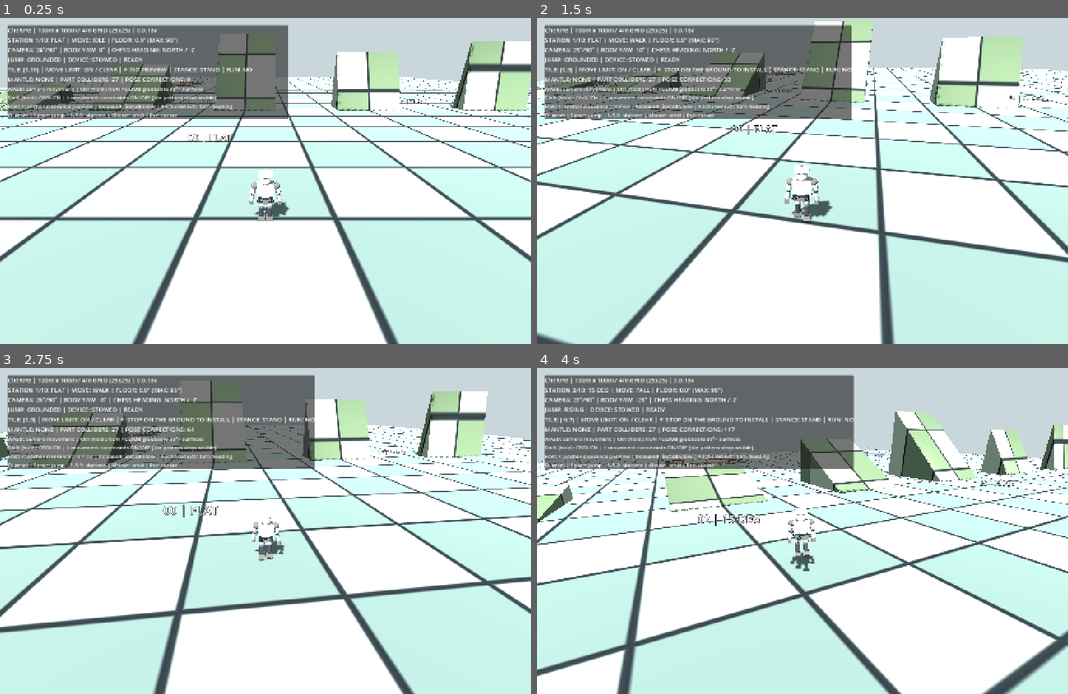
Above: before the commit, frames 1-4 (two rows, left to right).
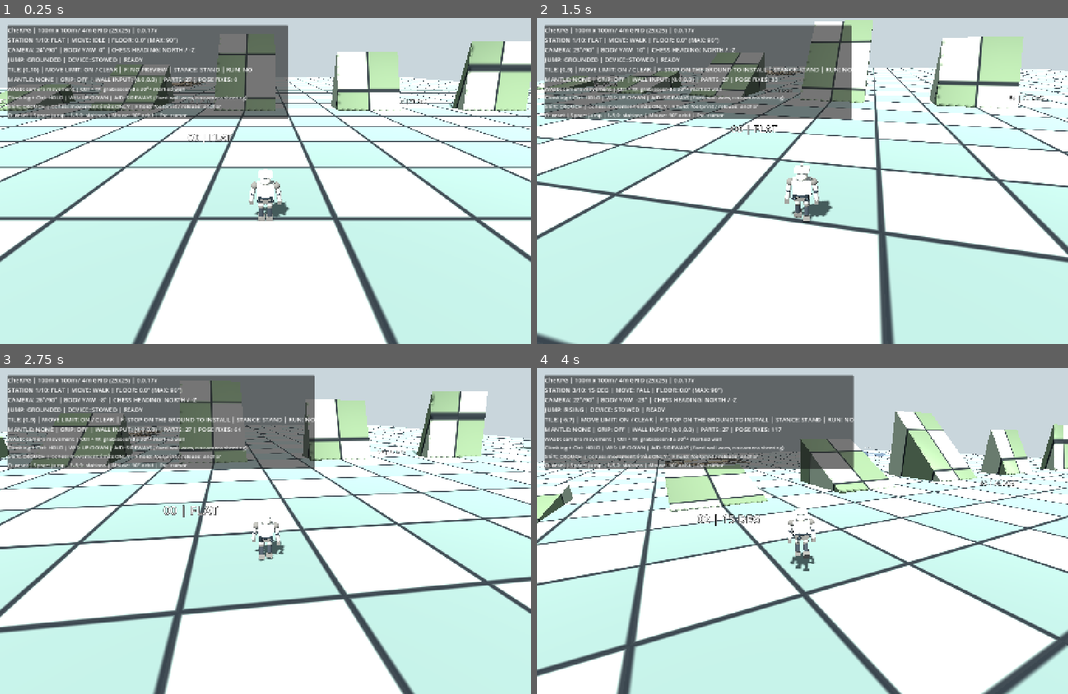
Above: after the commit, the same moments.

Repository: zzunlsj/cherpg
Game: Godot game, scene res://scenes/MotionLab.tscn
Two runs of this game, one before a commit and one after it. Both use one fixed random seed, a clock stepped at 60 frames per second and the inputs below.
Inputs (mouse positions are in pixels of both pictures, inside the frame that each line leads up to):
- Up to frame 1 (0.25 s): no input
- Up to frame 2 (1.5 s): tap Enter at 0.5 s; move the mouse to (829, 181) at 0.52 s; hold F 0.53-1.28 s; hold W from 0.53 s (still down); click (829, 181) at 0.67 s; tap Space at 0.77 s; move the mouse to (775, 181) at 1.27 s; tap O at 1.35 s; click (775, 181) at 1.42 s
- Up to frame 3 (2.75 s): keep holding W; tap Space at 1.52 s; move the mouse to (276, 524) at 2.02 s; tap 1 at 2.1 s; click (276, 524) at 2.17 s
- Up to frame 4 (4 s): keep holding W; move the mouse to (797, 537) at 2.77 s; tap 2 at 2.85 s; click (797, 537) at 2.92 s; tap Space at 3.02, 3.77 s; move the mouse to (839, 534) at 3.52 s; tap 3 at 3.6 s; click (839, 534) at 3.67 s

The runs differ from the first frame. In frame 1, 1.1% of the frame differs, in the area x 1-47%, y 3-31%; in frame 2, 1.1%; in frame 3, 1.1%; in frame 4, 1.1%.

Commit message:
ui: document Ctrl grip-hold W/S ascent/descent A/D wall tangent strafe and wall-axis debug HUD

Diff:
--- a/godot/tests/motion_rotation_lab/scripts/motion_lab.gd
+++ b/godot/tests/motion_rotation_lab/scripts/motion_lab.gd
@@ -74,7 +74,7 @@
 	info.add_theme_font_size_override("font_size",16)
 	content.add_child(info)
 	help_label = Label.new()
-	help_label.text = "WASD: camera movement | Ctrl (hold): RUN / CLIMB grabbable 30°+ surfaces\nShift (hold): CROUCH | I: movement constraints ON/OFF (tile pattern stays visible)\nHold F: anchor clearance preview | Release F: install/stow | Anchored A/D: turn heading\nO: reset | Space: jump | 1-9,0: stations | Mouse: orbit | Esc: cursor"
+	help_label.text = "WASD: camera movement | Ctrl + W: grab/ascend a 30°+ marked wall\nClimbing + Ctrl: HOLD | W/S: UP/DOWN | A/D: SIDEWAYS (fixed wall axes, no camera steering)\nShift: CROUCH | I: chess movement limits ONLY | F hold: footprint / release: anchor\nO: reset | Space: jump | 1-9,0: stations | Mouse: 90° orbit | Esc: cursor"
 	help_label.add_theme_font_size_override("font_size",14)
 	content.add_child(help_label)
 	_update_hud()
@@ -169,12 +169,12 @@
 		return
 	var station: String = str(terrain.call("station_name",active_station))
 	var rule_status: String = "RESISTANCE" if pawn.resistance_time > 0.0 else "CLEAR"
-	info.text = "CheRPG | 100m x 100m / 4m GRID (25x25) | 0.0.16v\n" \
+	info.text = "CheRPG | 100m x 100m / 4m GRID (25x25) | 0.0.17v\n" \
 		+ "STATION %d/10: %s | MOVE: %s | FLOOR: %.1f° (MAX: 90°)\n" % [active_station+1,station,pawn.move_state,pawn.floor_deg] \
 		+ "CAMERA: %.0f°/90° | BODY YAW: %.0f° | CHESS HEADING: %s\n" % [rad_to_deg(camera_elevation),rad_to_deg(pawn.avatar.rotation.y),pawn.HEADING_NAMES[pawn.heading_index]] \
 		+ "JUMP: %s | DEVICE: %s | %s\n" % [pawn.jump_state,pawn.device.call("phase_name"),pawn.device.reason] \
 		+ "TILE: (%d,%d) | MOVE LIMIT: %s | F: %s | STANCE: %s | RUN: %s\n" % [pawn.current_cell.x,pawn.current_cell.y,("ON / "+rule_status if board_rules_enabled else "OFF"),pawn.device.preview_reason,("CROUCH" if pawn.crouching else "STAND"),("YES" if pawn.running else "NO")] \
-		+ "MANTLE: %s | PART COLLIDERS: %d | POSE CORRECTIONS: %d" % [pawn.mantle_stage,pawn.part_probes.size(),pawn.collision_corrections]
+		+ "MANTLE: %s | GRIP: %s | WALL INPUT: (%.1f,%.1f) | PARTS: %d | POSE FIXES: %d" % [pawn.mantle_stage,("HOLD" if pawn.climbing and pawn.climb_input.length_squared() < .001 else ("MOVE" if pawn.climbing else "OFF")),pawn.climb_input.x,pawn.climb_input.y,pawn.part_probes.size(),pawn.collision_corrections]
 
 func _run_smoke_test() -> void:
 	# User invoked via --smoke-test. Short structure-only check; no long playtest.
